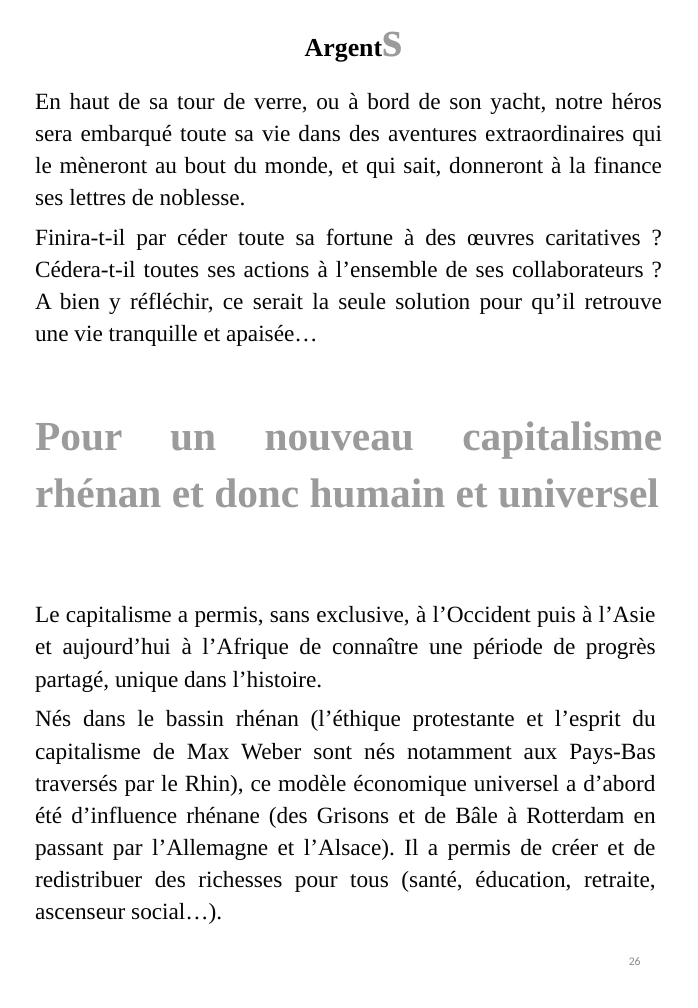
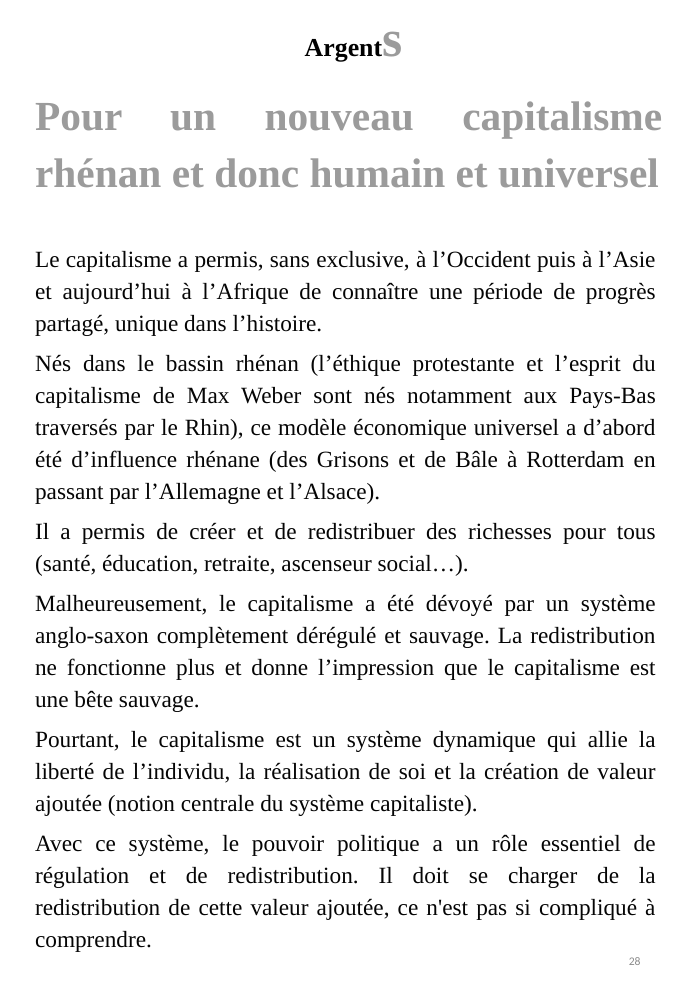
Before and after one commit to BenjaminLOUIS84/e_commerce, a slide deck: slide 28 of e_commerce/public/ppsx/tome3.ppsx (slide 26 before the commit). Drawn at 698x1008 pixels with LibreOffice and Linux fonts; fonts in the diff are those of the drawing. Boxes give left, top, right and bottom in pixels: in the first picture for what was removed or moved away, otherwise in the second. Text is boxed around its words. In the diff, an @@ line names an element or a change of style, - is before the commit and + after.

```diff
--- a/e_commerce/public/ppsx/tome3.ppsx
+++ b/e_commerce/public/ppsx/tome3.ppsx
@@ text at (x1=35, y1=92, x2=662, y2=346): paragraphs removed @@
-En haut de sa tour de verre, ou à bord de son yacht, notre héros sera embarqué toute sa vie dans des aventures extraordinaires qui le mèneront au bout du monde, et qui sait, donneront à la finance ses lettres de noblesse.
-Finira-t-il par céder toute sa fortune à des œuvres caritatives ? Cédera-t-il toutes ses actions à l’ensemble de ses collaborateurs ? A bien y réfléchir, ce serait la seule solution pour qu’il retrouve une vie tranquille et apaisée…
@@ text at (x1=35, y1=354, x2=656, y2=952): text changed @@
-Nés dans le bassin rhénan (l’éthique protestante et l’esprit du capitalisme de Max Weber sont nés notamment aux Pays-Bas traversés par le Rhin), ce modèle économique universel a d’abord été d’influence rhénane (des Grisons et de Bâle à Rotterdam en passant par l’Allemagne et l’Alsace). Il a permis de créer et de redistribuer des richesses pour tous (santé, éducation, retraite, ascenseur social…).
+Nés dans le bassin rhénan (l’éthique protestante et l’esprit du capitalisme de Max Weber sont nés notamment aux Pays-Bas traversés par le Rhin), ce modèle économique universel a d’abord été d’influence rhénane (des Grisons et de Bâle à Rotterdam en passant par l’Allemagne et l’Alsace).
+Il a permis de créer et de redistribuer des richesses pour tous (santé, éducation, retraite, ascenseur social…).
+Malheureusement, le capitalisme a été dévoyé par un système anglo-saxon complètement dérégulé et sauvage. La redistribution ne fonctionne plus et donne l’impression que le capitalisme est une bête sauvage.
+Pourtant, le capitalisme est un système dynamique qui allie la liberté de l’individu, la réalisation de soi et la création de valeur ajoutée (notion centrale du système capitaliste).
+Avec ce système, le pouvoir politique a un rôle essentiel de régulation et de redistribution. Il doit se charger de la redistribution de cette valeur ajoutée, ce n'est pas si compliqué à comprendre.
```
Also in this commit, not shown: 35 other slides changed, 9 slides added.
